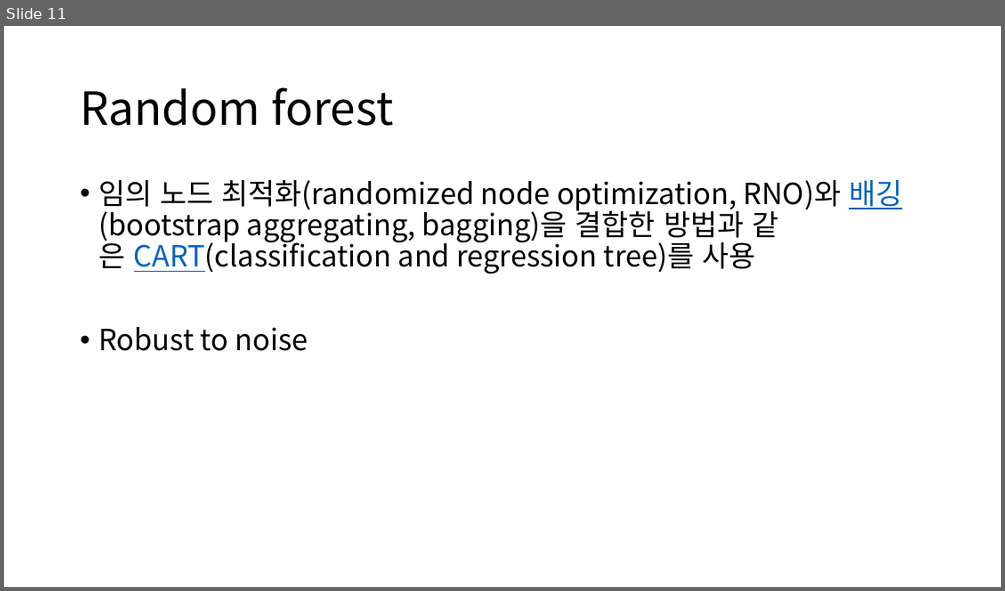
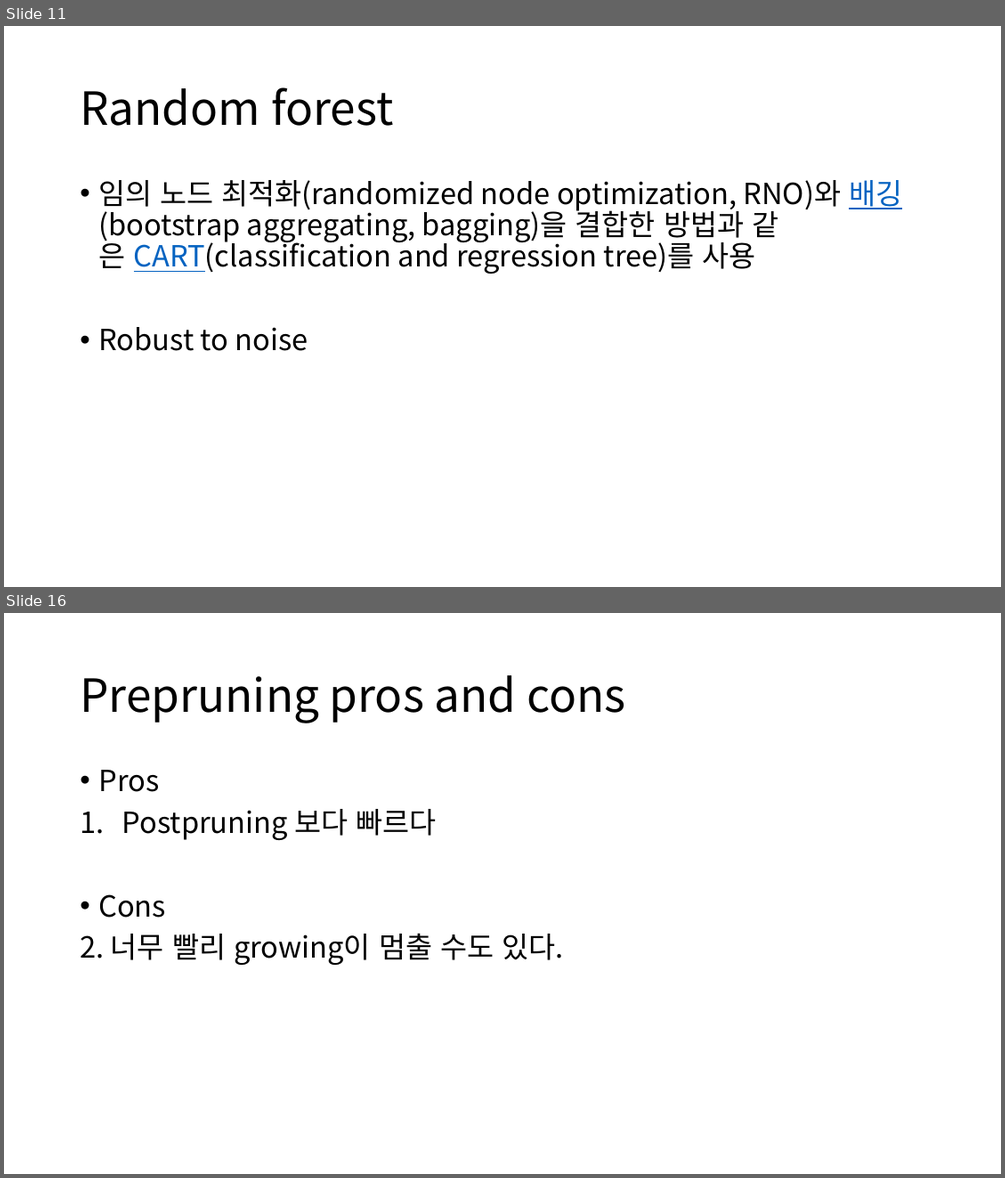
Before and after one commit to gudrb/machine_learning_class, a slide deck: Decision tree.pptx. Shown one above the other, each under a label of ours: slide 11 before the commit, slides 11 and 16 after it; the slides between them are not shown. The pictures are 1005x591 and 1005x1178 pixels, drawn with LibreOffice and Linux fonts; fonts in the diff are those of the drawing. Boxes give left, top, right and bottom in pixels: in the first picture for what was removed or moved away, otherwise in the second. Text is boxed around its words. In the diff, an @@ line names an element or a change of style, - is before the commit and + after.

```diff
--- a/Decision tree.pptx
+++ b/Decision tree.pptx
@@ slide 16 added at box(4, 613, 1001, 1174), background #FFFFFF @@
@@ title added at box(80, 675, 625, 723), 44 pt, text #000000 @@
+Prepruning pros and cons
@@ text added at box(80, 770, 563, 965), 28 pt, text #000000 @@
+• Pros
+1. Postpruning 보다 빠르다
+• Cons
+2. 너무 빨리 growing이 멈출 수도 있다.
```
Also in this commit, not shown: 2 slides changed, 5 other slides added, 1 slide removed.
